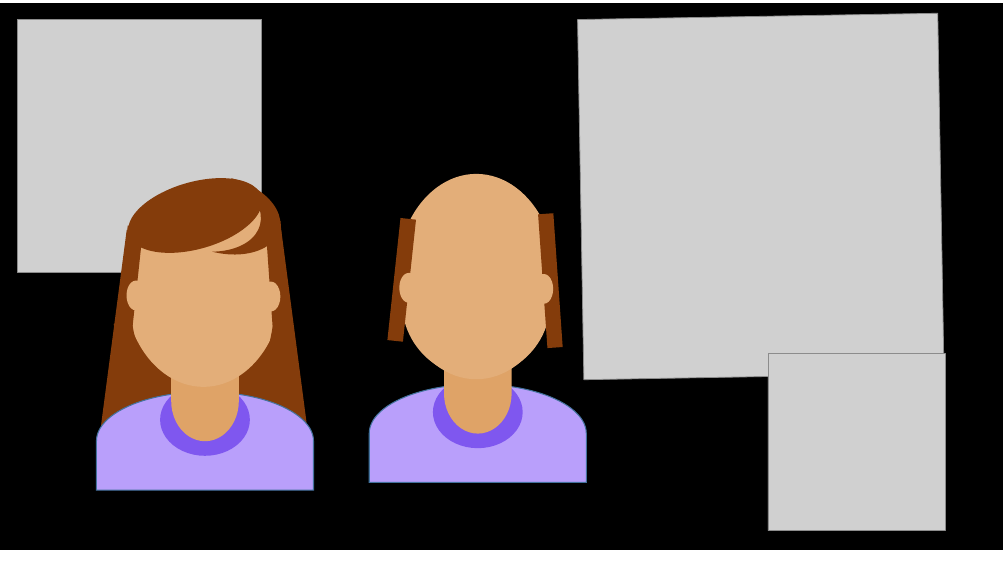
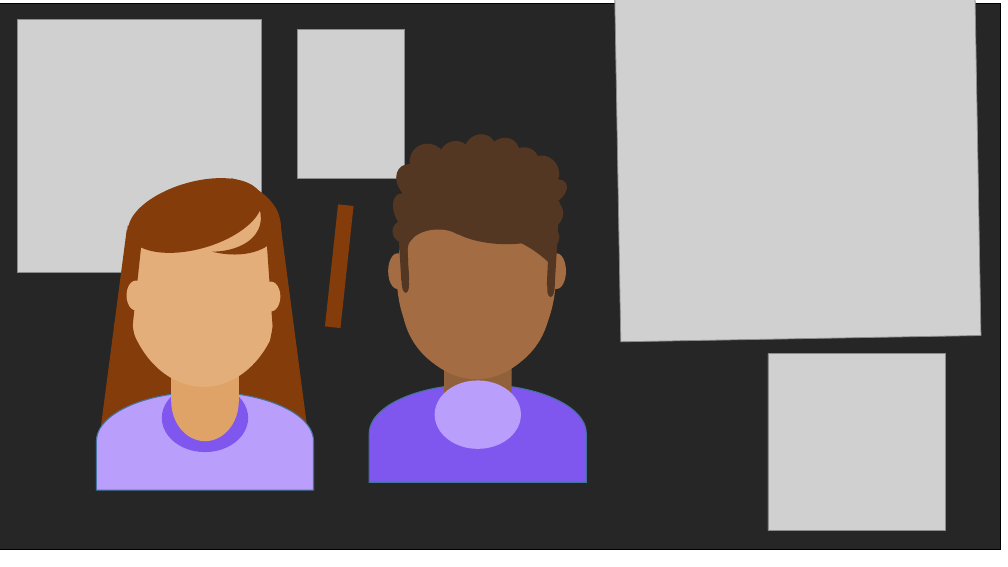
Before and after one commit to ArianeBarros/Projeto-Inova, a slide deck: slide 11 of Imagens/fundinho.pptx. Drawn at 1008x567 pixels with LibreOffice and Linux fonts; fonts in the diff are those of the drawing; grey boxes stand for pictures. Boxes give left, top, right and bottom in pixels: in the first picture for what was removed or moved away, otherwise in the second. Text is boxed around its words. In the diff, an @@ line names an element or a change of style, - is before the commit and + after.

Commit message:
16/05

```diff
--- a/Imagens/fundinho.pptx
+++ b/Imagens/fundinho.pptx
@@ rectangle at (0,4,1000,550): fill #000000 to #262626 @@
@@ picture added at (297,29,405,178) @@
@@ picture: place and size @@
-picture at (578,14,945,380)
+picture at (615,0,982,343)
@@ flow chart delay added at (402,149,558,214), fill #543722 @@
@@ ellipse added at (402,136,455,189), fill #543722 @@
@@ ellipse added at (433,135,477,178), fill #543722 @@
@@ ellipse added at (459,128,503,172), fill #543722 @@
@@ ellipse added at (482,132,526,175), fill #543722 @@
@@ ellipse added at (502,141,546,184), fill #543722 @@
@@ ellipse added at (519,149,566,196), fill #543722 @@
@@ ellipse added at (389,158,436,206), fill #543722 @@
@@ moon added at (402,174,553,266), fill #543722 @@
@@ ellipse added at (534,174,573,210), fill #543722 @@
@@ rectangle: place and size @@
-rectangle at (388,218,416,342)
+rectangle at (326,204,354,328)
@@ ellipse added at (388,190,426,235), fill #543722 @@
@@ trapezoid added at (396,196,410,281), fill #543722 @@
@@ flow chart delay added at (445,200,554,247), fill #543722 @@
@@ ellipse added at (526,192,570,236), fill #543722 @@
@@ trapezoid added at (546,201,560,287), fill #543722 @@
@@ ellipse added at (389,217,420,248), fill #543722 @@
@@ flow chart delay added at (407,228,467,269), fill #A36C43 @@
@@ ellipse added at (532,222,564,253), fill #543722 @@
@@ rectangle removed at (538,214,563,348) @@
@@ fill #E3AE79 to #A36C43 in 3 elements at (402,226,551,377), (397,174,556,380), (388,253,407,289) @@
@@ flow chart delay: place and size @@
-flow chart delay at (399,273,418,302)
+flow chart delay at (388,253,407,289)
@@ flow chart delay at (547,253,566,289): fill #E3AE79 to #A36C43; mirrored; rotation 0 to 180 degrees @@
@@ ellipse added at (401,275,410,294), fill #543722 @@
@@ ellipse added at (547,279,556,297), fill #543722 @@
@@ flow chart delay at (444,354,512,434): fill #DFA367 to #91613C @@
@@ flow chart delay at (369,385,586,483): fill #B99FFB to #7F57EF @@
@@ ellipse: place and size @@
-ellipse at (433,376,523,448)
+ellipse at (435,380,521,449)
@@ ellipse at (435,380,521,449): fill #7F57EF to #B99FFB @@
```
